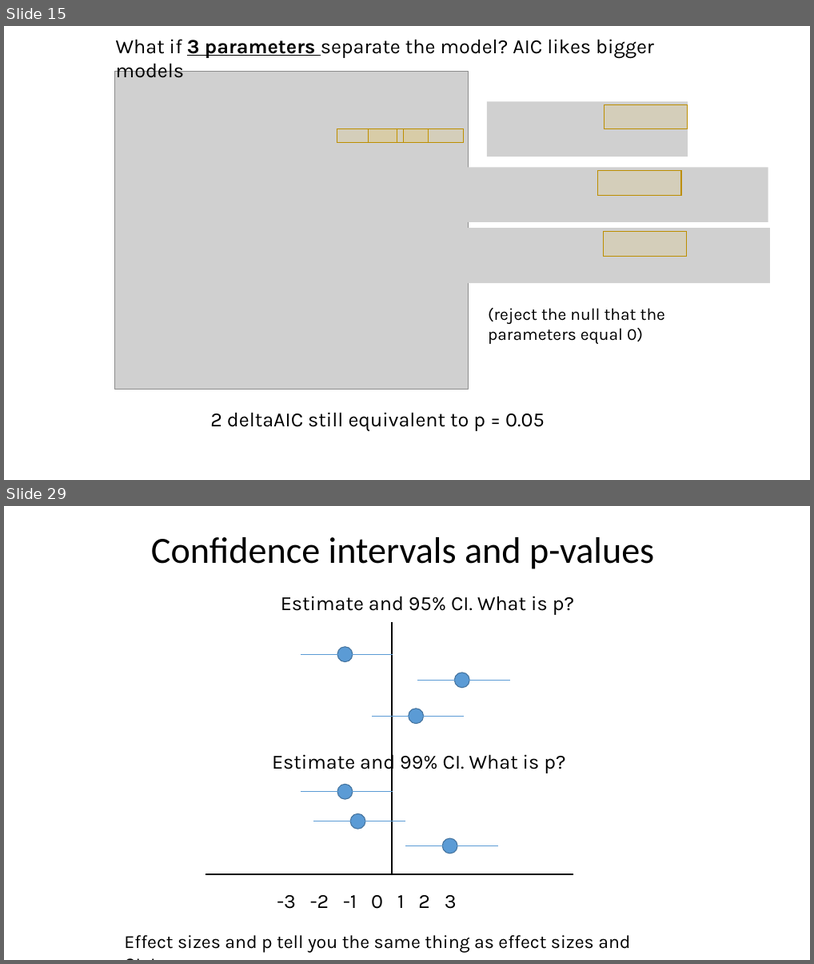
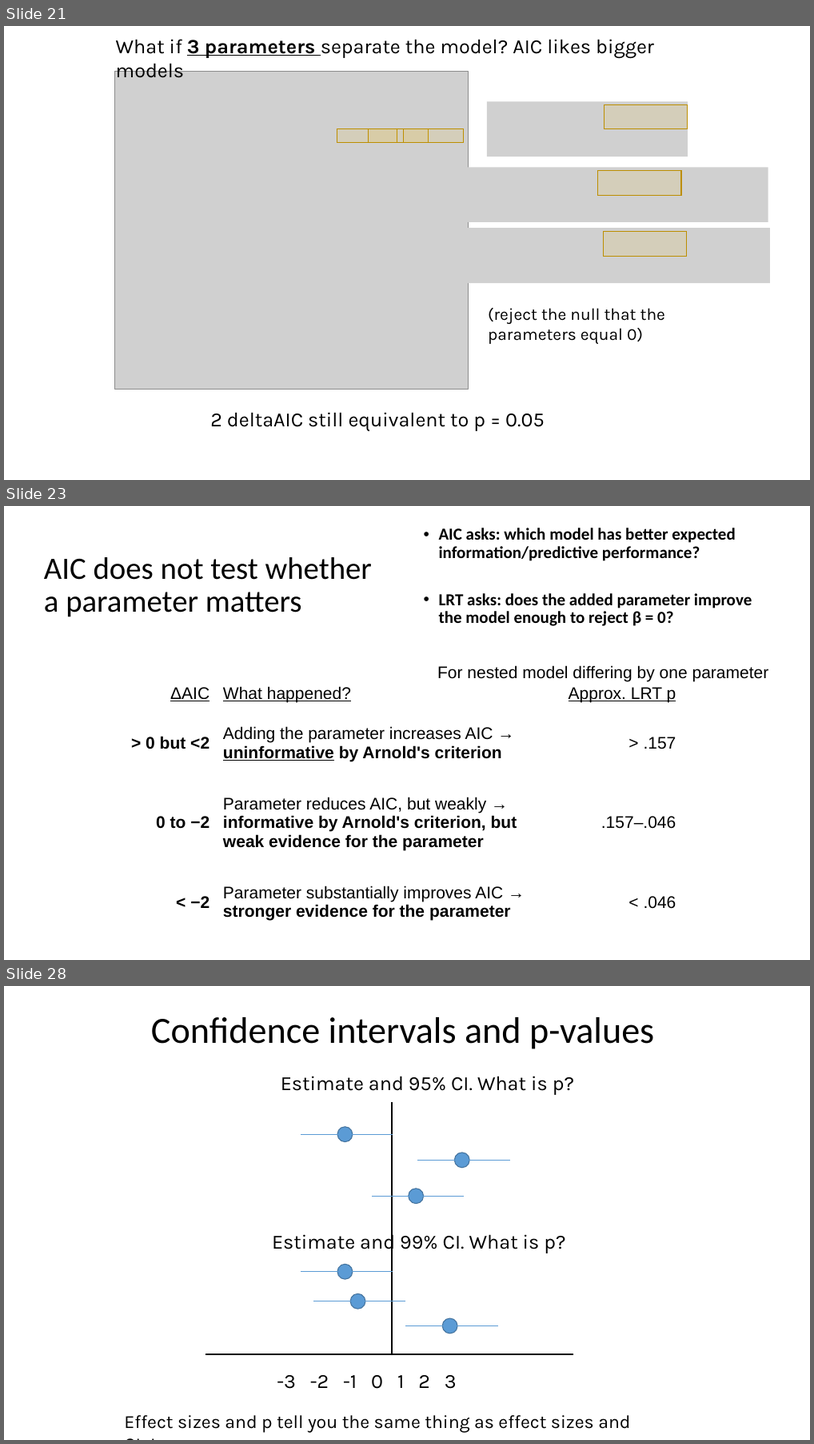
Before and after one commit to taaltree/FW536, a slide deck: Day3_MixedModels_ModelSelection/FW536_Day3_Afternoon_hypothesis test and model selection.pptx. Shown one above the other, each under a label of ours: slides 15 and 29 before the commit, slides 21, 23 and 28 after it; the slides between them are not shown. The pictures are 814x964 and 814x1444 pixels, drawn with LibreOffice and Linux fonts; fonts in the diff are those of the drawing; grey boxes stand for pictures. Boxes give left, top, right and bottom in pixels: in the first picture for what was removed or moved away, otherwise in the second. Text is boxed around its words. In the diff, an @@ line names an element or a change of style, - is before the commit and + after.

```diff
--- a/Day3_MixedModels_ModelSelection/FW536_Day3_Afternoon_hypothesis test and model selection.pptx
+++ b/Day3_MixedModels_ModelSelection/FW536_Day3_Afternoon_hypothesis test and model selection.pptx
@@ slide 23 added at <box>4,506,810,960</box>, background #FFFFFF @@
@@ text added at <box>439,528,752,626</box>, 20 pt, text #000000, bold @@
+• AIC asks: which model has better expected information/predictive performance?
+• LRT asks: does the added parameter improve the model enough to reject β = 0?
@@ title added at <box>44,557,372,617</box>, 37 pt, text #000000 @@
+AIC does not test whether a parameter matters
@@ text added at <box>438,665,770,682</box>, 20 pt, text #000000 @@
+For nested model differing by one parameter
@@ table added at <box>93,679,682,936</box>, 4 rows, 3 columns @@
+ΔAIC | What happened? | Approx. LRT p
+> 0 but <2 | Adding the parameter increases AIC → uninformative by Arnold's criterion | > .157
+0 to −2 | Parameter reduces AIC, but weakly → informative by Arnold's criterion, but weak evidence for the parameter | .157–.046
+< −2 | Parameter substantially improves AIC → stronger evidence for the parameter | < .046
@@ what was slide 15 is now slide 21 @@
@@ what was slide 29 is now slide 28 @@
```
Also in this commit, not shown: 8 slides changed, 15 other slides added, 25 slides removed, 8 other files.
